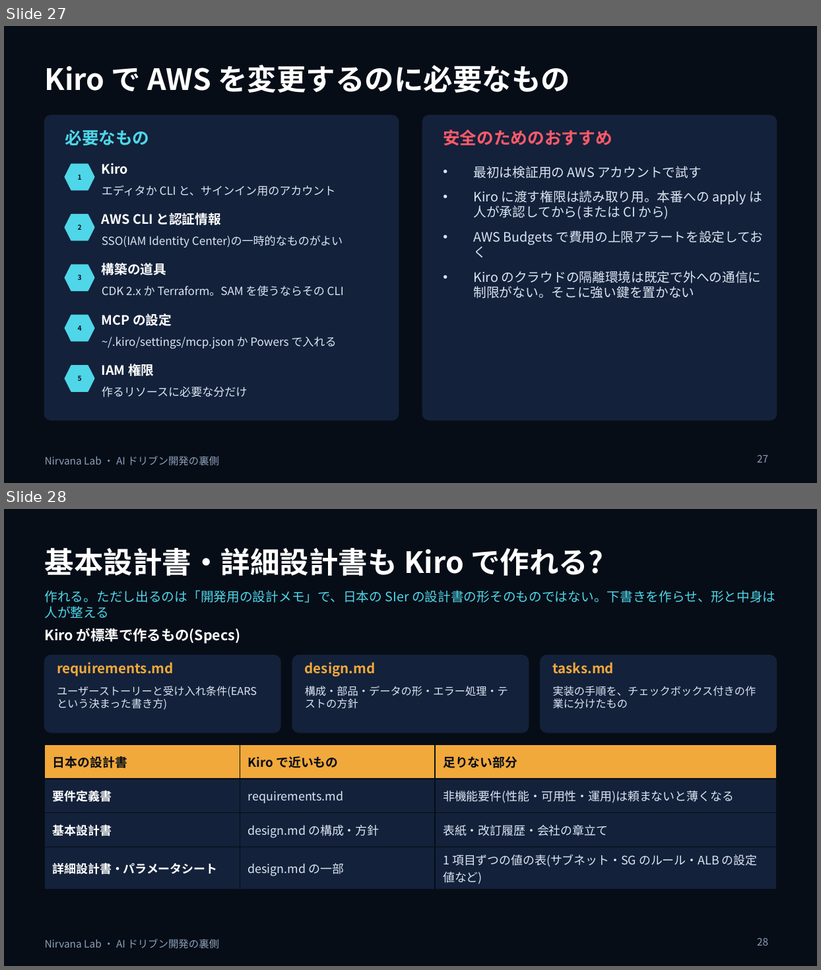
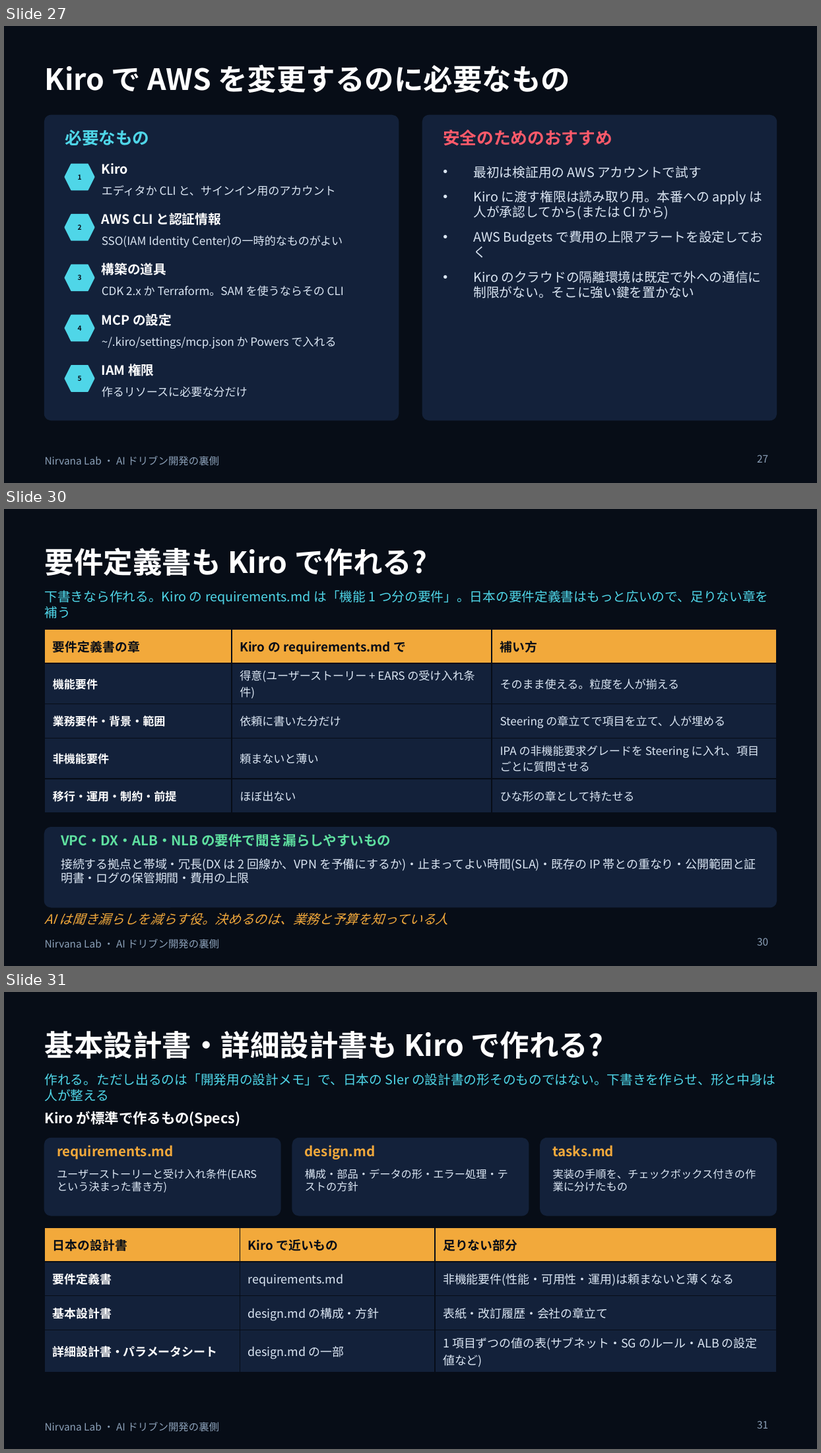
Before and after one commit to w-index-m/nirvana-lab, a slide deck: docs/ai-driven-dev-behind-the-scenes.pptx. Shown one above the other, each under a label of ours: slides 27 and 28 before the commit, slides 27, 30 and 31 after it; the slides between them are not shown. The pictures are 821x970 and 821x1453 pixels, drawn with LibreOffice and Linux fonts; fonts in the diff are those of the drawing. Boxes give left, top, right and bottom in pixels: in the first picture for what was removed or moved away, otherwise in the second. Text is boxed around its words. In the diff, an @@ line names an element or a change of style, - is before the commit and + after.

```diff
--- a/docs/ai-driven-dev-behind-the-scenes.pptx
+++ b/docs/ai-driven-dev-behind-the-scenes.pptx
@@ slide 30 added at [4, 509, 817, 966], background #070D17; not listed: 1 template element that a slide beside it also shows @@
@@ title added at [45, 548, 427, 576], 26 pt, text #FFFFFF, bold @@
+要件定義書も Kiro で作れる?
@@ text added at [45, 590, 769, 619], 11.5 pt, text #4FD6E8 @@
+下書きなら作れる。Kiro の requirements.md は「機能 1 つ分の要件」。日本の要件定義書はもっと広いので、足りない章を補う
@@ table added at [45, 629, 776, 805], 5 rows, 3 columns @@
+要件定義書の章 | Kiro の requirements.md で | 補い方
+機能要件 | 得意(ユーザーストーリー + EARS の受け入れ条件) | そのまま使える。粒度を人が揃える
+業務要件・背景・範囲 | 依頼に書いた分だけ | Steering の章立てで項目を立て、人が埋める
+非機能要件 | 頼まないと薄い | IPA の非機能要求グレードを Steering に入れ、項目ごとに質問させる
+移行・運用・制約・前提 | ほぼ出ない | ひな形の章として持たせる
@@ rounded rectangle added at [45, 828, 776, 908], fill #13213A, outline #13213A 1 pt @@
@@ text added at [61, 834, 391, 847], 12 pt, text #5FE0A0, bold @@
+VPC・DX・ALB・NLB の要件で聞き漏らしやすいもの
@@ text added at [61, 859, 756, 884], 10.5 pt, text #DBE6F3 @@
+接続する拠点と帯域・冗長(DX は 2 回線か、VPN を予備にするか)・止まってよい時間(SLA)・既存の IP 帯との重なり・公開範囲と証明書・ログの保管期間・費用の上限
@@ text added at [45, 913, 449, 925], 11.5 pt, text #F2A93B, italic @@
+AI は聞き漏らしを減らす役。決めるのは、業務と予算を知っている人
@@ page number added at [757, 938, 768, 946], 9 pt, text #8BA0B8 @@
+30
@@ what was slide 28 is now slide 31 @@
@@ page number at [757, 1421, 768, 1429]: text changed @@
-28
+31
```
Also in this commit, not shown: 2 other slides added, 2 other files.
